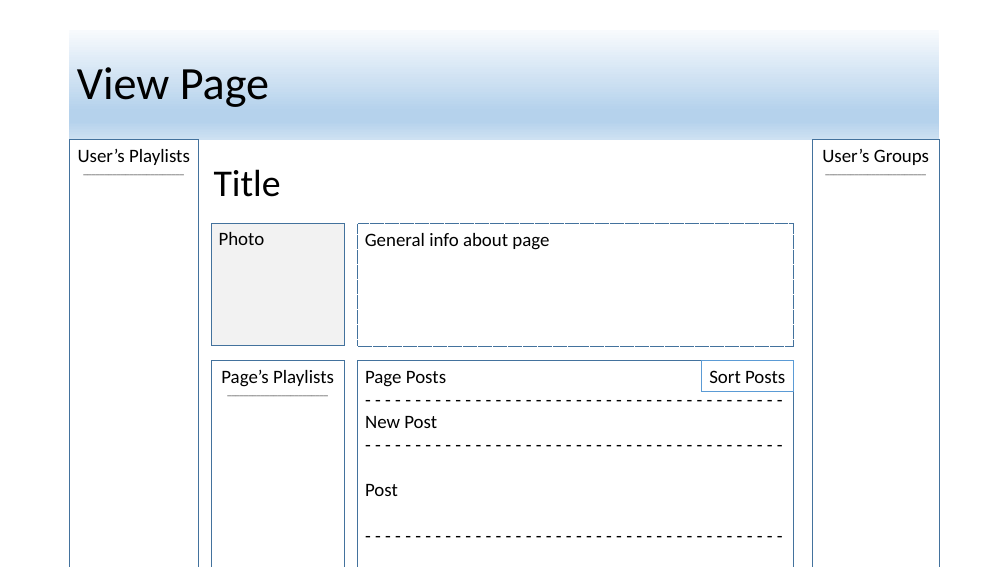
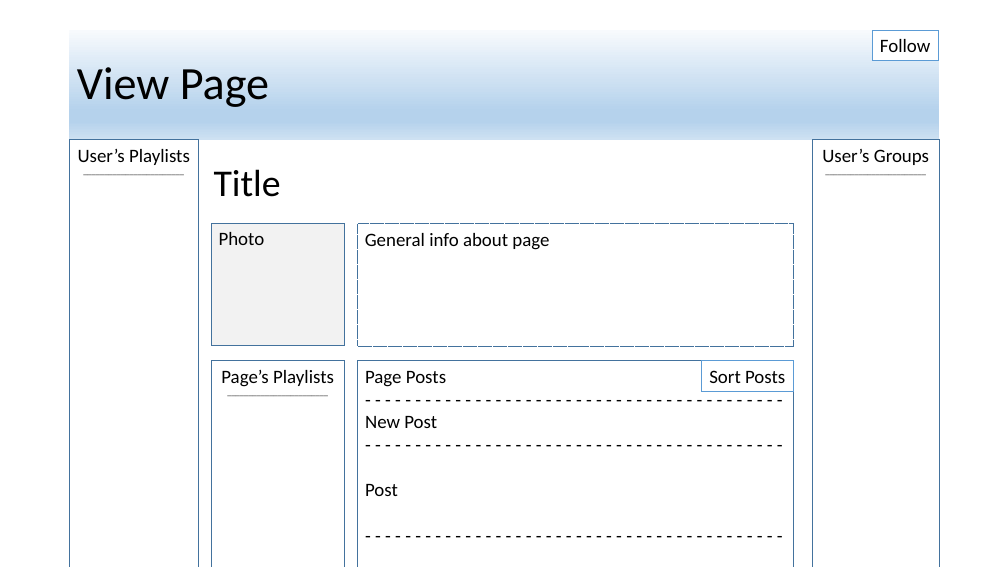
Before and after one commit to DanOlert/Capstone-Liftoff, a slide deck: slide 5 of project-planning/Wireframe.pptx. Drawn at 1008x567 pixels with LibreOffice and Linux fonts; fonts in the diff are those of the drawing. Boxes give left, top, right and bottom in pixels: in the first picture for what was removed or moved away, otherwise in the second. Text is boxed around its words. In the diff, an @@ line names an element or a change of style, - is before the commit and + after.

```diff
--- a/project-planning/Wireframe.pptx
+++ b/project-planning/Wireframe.pptx
@@ rectangle added at [873, 30, 939, 60], fill #FFFFFF, outline #5B9BD5 0.75 pt, 18 pt, text #000000 @@
+Follow
```
Also in this commit, not shown: 18 other files.
